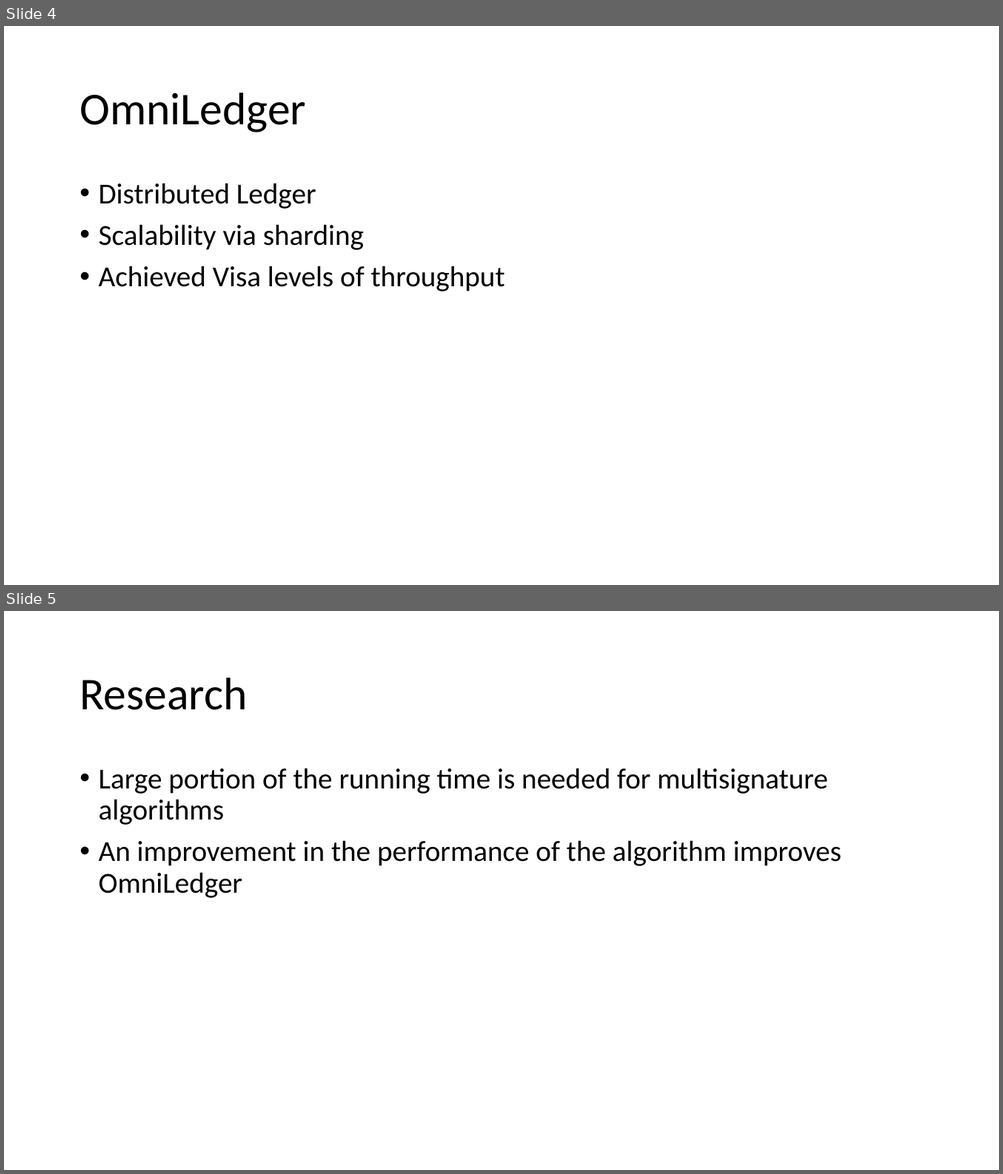
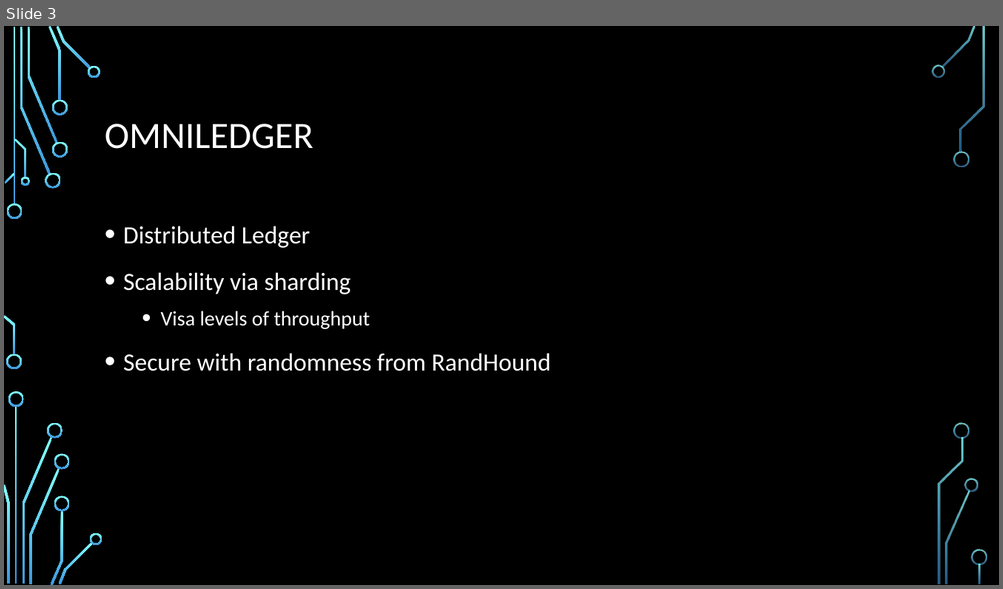
Before and after one commit to PJvGrol/Thesis, a slide deck: Presentation.pptx. Shown one above the other, each under a label of ours: slides 4 and 5 before the commit, slide 3 after it. The pictures are 1003x1174 and 1003x589 pixels, drawn with LibreOffice and Linux fonts; fonts in the diff are those of the drawing; background and template pictures are left out. Boxes give left, top, right and bottom in pixels: in the first picture for what was removed or moved away, otherwise in the second. Text is boxed around its words. In the diff, an @@ line names an element or a change of style, - is before the commit and + after.

```diff
--- a/Presentation.pptx
+++ b/Presentation.pptx
@@ slide 5 removed at (4, 611, 999, 1170), background #FFFFFF @@
@@ title removed at (79, 678, 247, 710) @@
-Research
@@ text removed at (99, 768, 841, 898) @@
-• Large portion of the running time is needed for multisignature algorithms
-• An improvement in the performance of the algorithm improves OmniLedger
@@ what was slide 4 is now slide 3 @@
@@ slide 3 changed as well @@
@@ background #FFFFFF to picture (left out) @@
@@ title at (105, 124, 313, 149): text changed; size 44 to 36 pt; text colour #000000 to #FFFFFF @@
-OmniLedger
+OMNILEDGER
@@ text "Distributed Ledger": place and size @@
-text "Distributed Ledger" at (99, 183, 505, 292)
+text "Distributed Ledger" at (123, 226, 551, 372)
@@ text at (123, 226, 351, 295): size 28 to 24 pt, text colour #000000 to #FFFFFF in "Distributed Ledger", "Scalability via sharding"; line spacing 0.9 to 1.2 @@
@@ text at (123, 311, 551, 372): text changed; size 28 to 24 pt; text colour #000000 to #FFFFFF @@
-• Achieved Visa levels of throughput
+  • Visa levels of throughput
+• Secure with randomness from RandHound
@@ group added at (4, 26, 987, 585): 33 freeform shapes, 3 rectangles @@
```
Also in this commit, not shown: 11 other slides changed, 8 slides added, 5 other slides removed, 18 other files.
